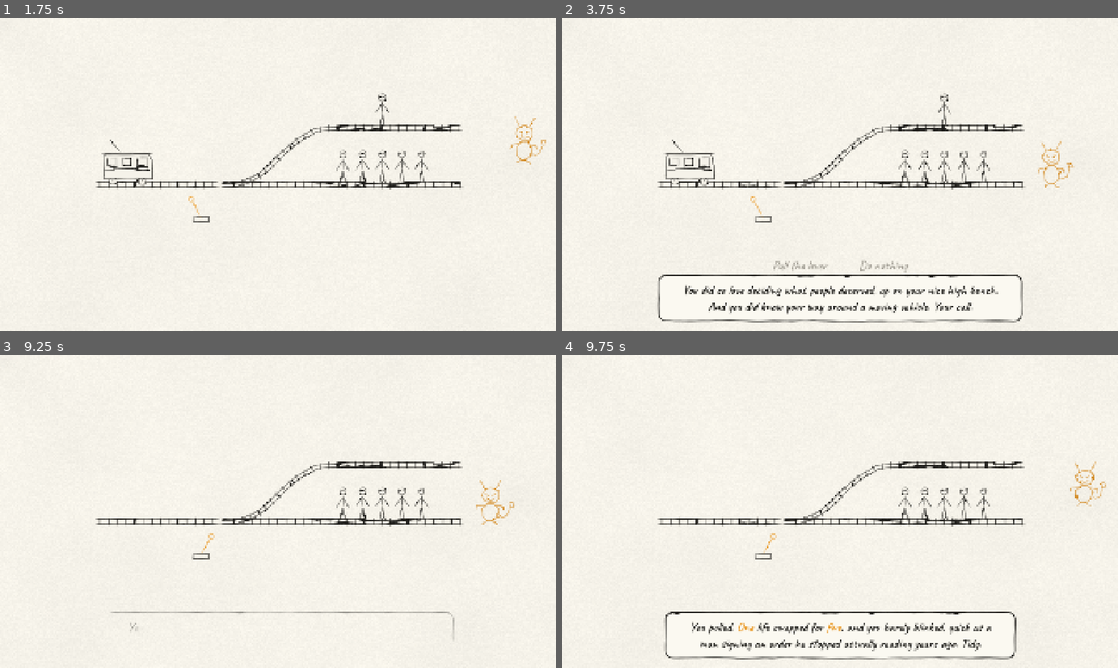
Above: before the commit, frames 1-4 (two rows, left to right).
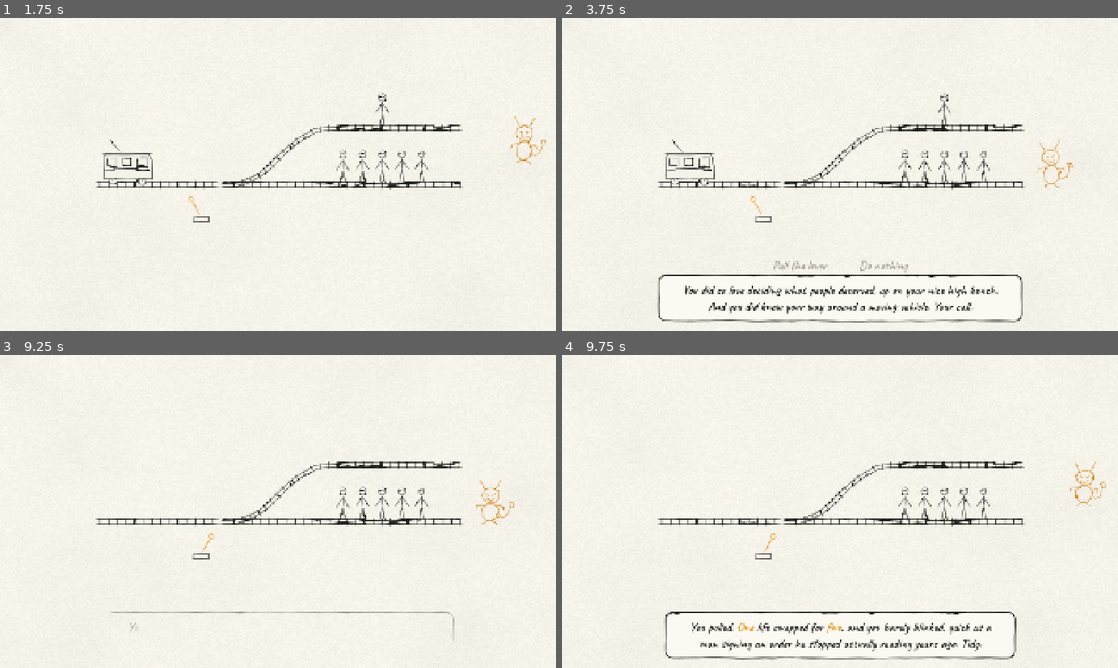
Above: after the commit, the same moments.

Repository: GoktugSugar/your_call
Game: Godot game, scene res://game/main.tscn
Two runs of this game, one before a commit and one after it. Both use one fixed random seed, a clock stepped at 60 frames per second and the inputs below. Sound files missing from this copy of the repository are replaced by a short silence.
Inputs (mouse positions are in pixels of both pictures, inside the frame that each line leads up to):
- Up to frame 1 (1.75 s): tap Enter at 0.5 s; move the mouse to (400, 158) at 0.52 s; press the mouse at (400, 158) at 0.53 s; release the mouse at (400, 158) at 1.25 s; drag from (166, 190) to (250, 237) at 1.27 s
- Up to frame 2 (3.75 s): move the mouse to (895, 105) at 2.02 s; tap Alt at 2.1 s; click (895, 105) at 2.17 s; drag from (812, 237) to (673, 127) at 2.77 s; move the mouse to (1006, 221) at 3.52 s; press the mouse at (1006, 221) at 3.53 s
- Up to frame 3 (9.25 s): release the mouse at (444, 558) at 4.25 s; drag from (239, 602) to (194, 433) at 4.27 s; move the mouse to (322, 602) at 5.02 s; tap Alt at 5.1, 8.1 s; click (322, 602) at 5.17 s; drag from (194, 433) to (166, 527) at 5.77 s; move the mouse to (400, 495) at 6.52 s; press the mouse at (400, 495) at 6.53 s; release the mouse at (400, 495) at 7.25 s; drag from (166, 527) to (250, 574) at 7.27 s; move the mouse to (333, 442) at 8.02 s; click (333, 442) at 8.17 s; drag from (250, 574) to (111, 464) at 8.77 s
- Up to frame 4 (9.75 s): move the mouse to (1006, 558) at 9.52 s; press the mouse at (1006, 558) at 9.53 s

Frame 1 is identical in both runs. In frame 2, 0.1% of the frame differs, in the area x 85-91%, y 38-50%; in frame 3, less than 0.1%; in frame 4, nothing differs.

Commit message:
Play the voice as recorded again
The pitch-corrected speed-up damaged the voice, so voice_speed defaults to 1 and the pitch shift is bypassed. A faster delivery will come from the recording instead.

Co-Authored-By: Claude Opus 5.5 <noreply@anthropic.com>

Diff:
--- a/ui/dialogue/dialogue_box.gd
+++ b/ui/dialogue/dialogue_box.gd
@@ -49,7 +49,7 @@
 @export_group("Voice")
 ## How fast the voice plays: 1 is as recorded. The Voice bus shifts the pitch back, so a faster voice
 ## sounds like the same speaker talking faster rather than a higher one.
-@export_range(0.5, 2.0, 0.01) var voice_speed := 1.15:
+@export_range(0.5, 2.0, 0.01) var voice_speed := 1.0:
 	set(value):
 		voice_speed = value
 		if is_node_ready():
Not shown, changed: docs/DECISIONS.md
